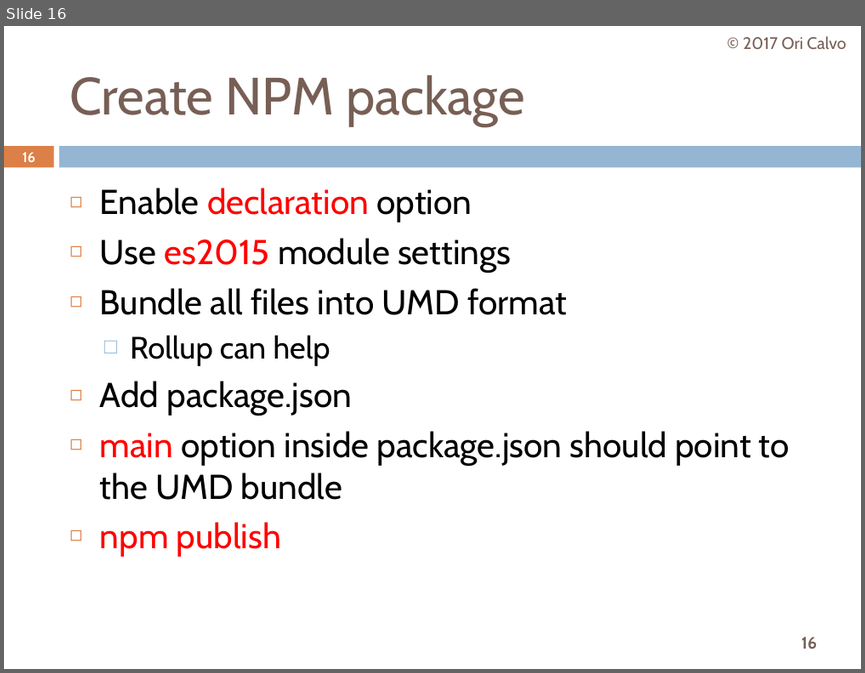
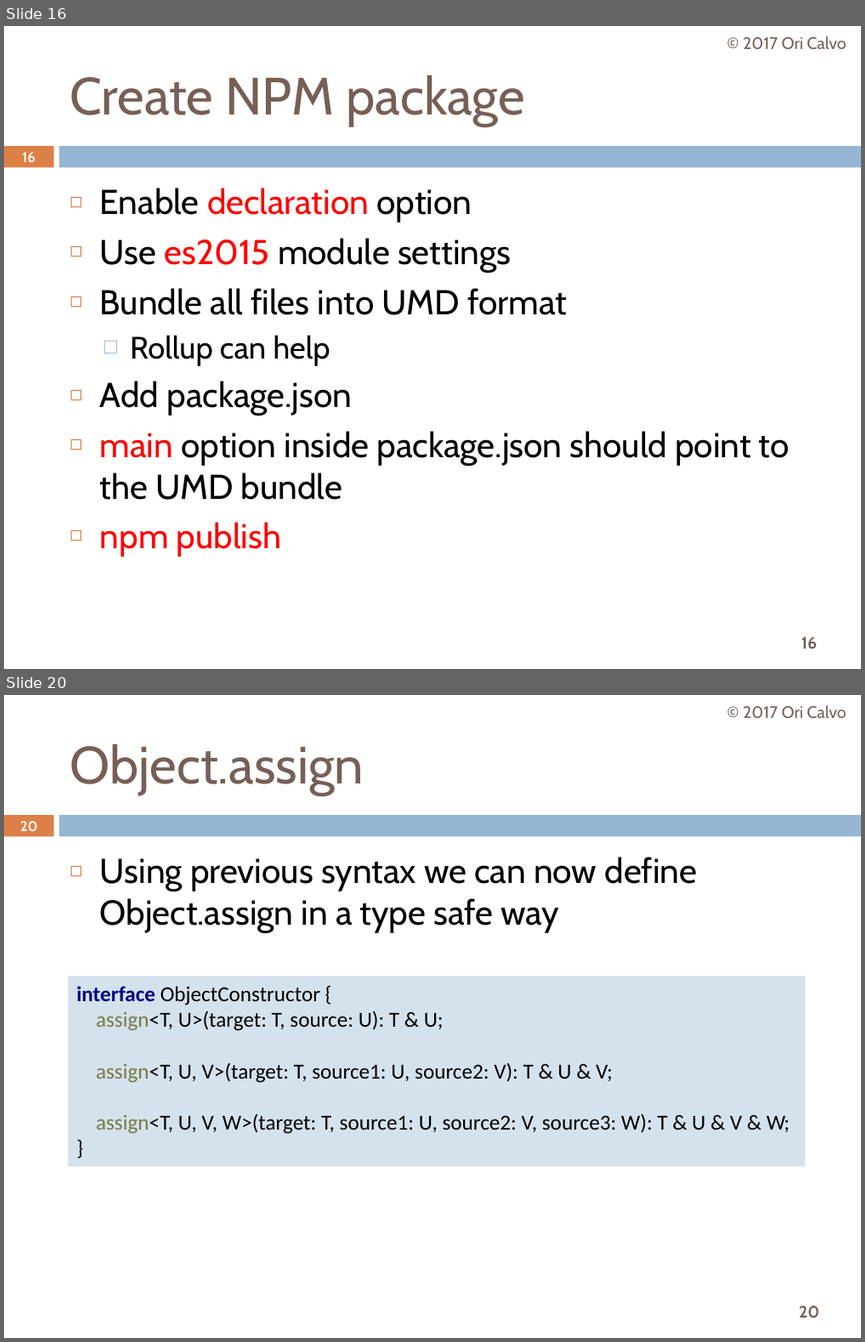
Before and after one commit to oricalvo/meetup-typescript-tips-and-tricks, a slide deck: Typescript Tips & Tricks.pptx. Shown one above the other, each under a label of ours: slide 16 before the commit, slides 16 and 20 after it; the slides between them are not shown. The pictures are 865x673 and 865x1342 pixels, drawn with LibreOffice and Linux fonts; fonts in the diff are those of the drawing; background and template pictures are left out. Boxes give left, top, right and bottom in pixels: in the first picture for what was removed or moved away, otherwise in the second. Text is boxed around its words. In the diff, an @@ line names an element or a change of style, - is before the commit and + after.

```diff
--- a/Typescript Tips & Tricks.pptx
+++ b/Typescript Tips & Tricks.pptx
@@ slide 20 added at [4,695,861,1338], background #FFFFFF; not listed: 3 template elements that a slide beside it also shows @@
@@ text added at [743,705,846,719], 14 pt, text #775F55 @@
+© 2017 Ori Calvo
@@ title added at [69,744,364,795], 44 pt, text #775F55 @@
+Object.assign
@@ page number added at [20,821,38,831], 11.9 pt, text #FFFFFF, bold @@
+20
@@ text added at [100,857,698,933], 29 pt, text #000000 @@
+◻ Using previous syntax we can now define Object.assign in a type safe way
@@ rectangle added at [69,976,805,1166], fill #D4E2ED, 18 pt, text #000000 @@
+interface ObjectConstructor {
+assign<T, U>(target: T, source: U): T & U;
+assign<T, U, V>(target: T, source1: U, source2: V): T & U & V;
+assign<T, U, V, W>(target: T, source1: U, source2: V, source3: W): T & U & V & W;
+}
```
Also in this commit, not shown: 11 other slides added.
